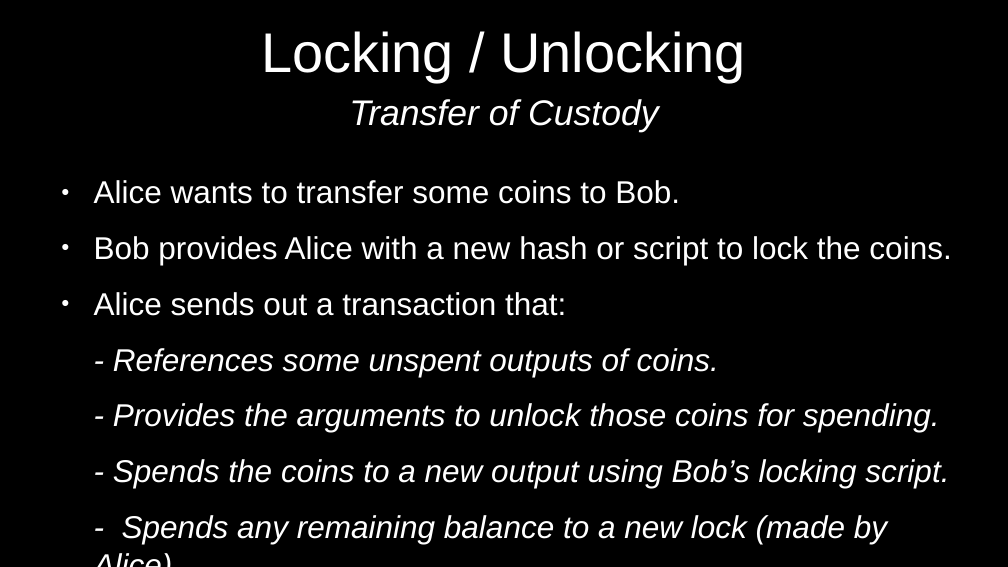
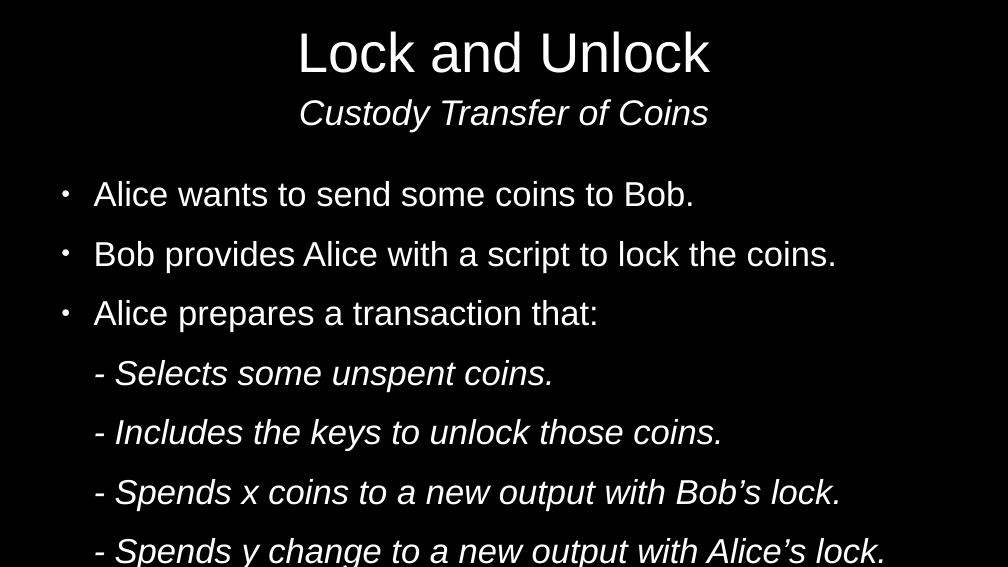
Before and after one commit to cmdruid/bitcoin-programming, a slide deck: slide 13 of slides/bitcoin-transactions.odp (slide 7 before the commit). Drawn at 1008x567 pixels with LibreOffice and Linux fonts; fonts in the diff are those of the drawing. Boxes give left, top, right and bottom in pixels: in the first picture for what was removed or moved away, otherwise in the second. Text is boxed around its words. In the diff, an @@ line names an element or a change of style, - is before the commit and + after.

```diff
--- a/slides/bitcoin-transactions.odp
+++ b/slides/bitcoin-transactions.odp
@@ title at [297,31,710,133]: text changed; size 44 to 28 pt; italic on @@
-Locking / Unlocking
-Transfer of Custody
+Lock and Unlock
+Custody Transfer of Coins
@@ text at [94,181,887,567]: text changed; size 24.8 to 27.2 pt @@
-● Alice wants to transfer some coins to Bob.
-● Bob provides Alice with a new hash or script to lock the coins.
-● Alice sends out a transaction that:
-- References some unspent outputs of coins.
-- Provides the arguments to unlock those coins for spending.
-- Spends the coins to a new output using Bob’s locking script.
-- Spends any remaining balance to a new lock (made by Alice).
+● Alice wants to send some coins to Bob.
+● Bob provides Alice with a script to lock the coins.
+● Alice prepares a transaction that:
+- Selects some unspent coins.
+- Includes the keys to unlock those coins.
+- Spends x coins to a new output with Bob’s lock.
+- Spends y change to a new output with Alice’s lock.
```
Also in this commit, not shown: 14 other slides changed, 3 slides added, 3 slides removed, 8 other files.
